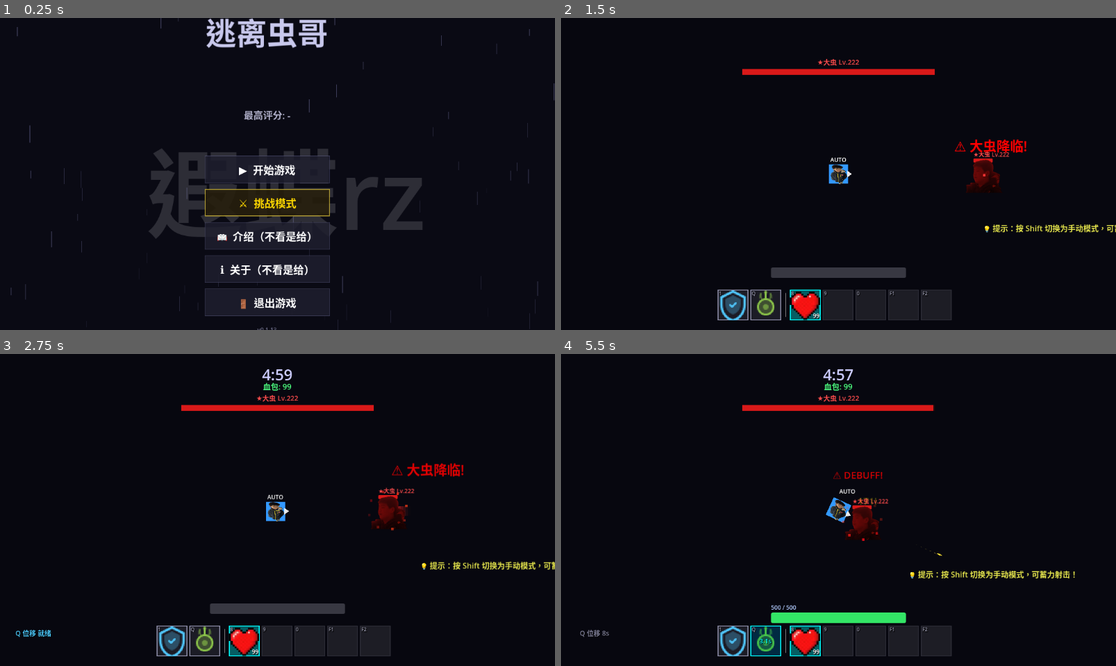
Above: before the commit, frames 1-4 (two rows, left to right).
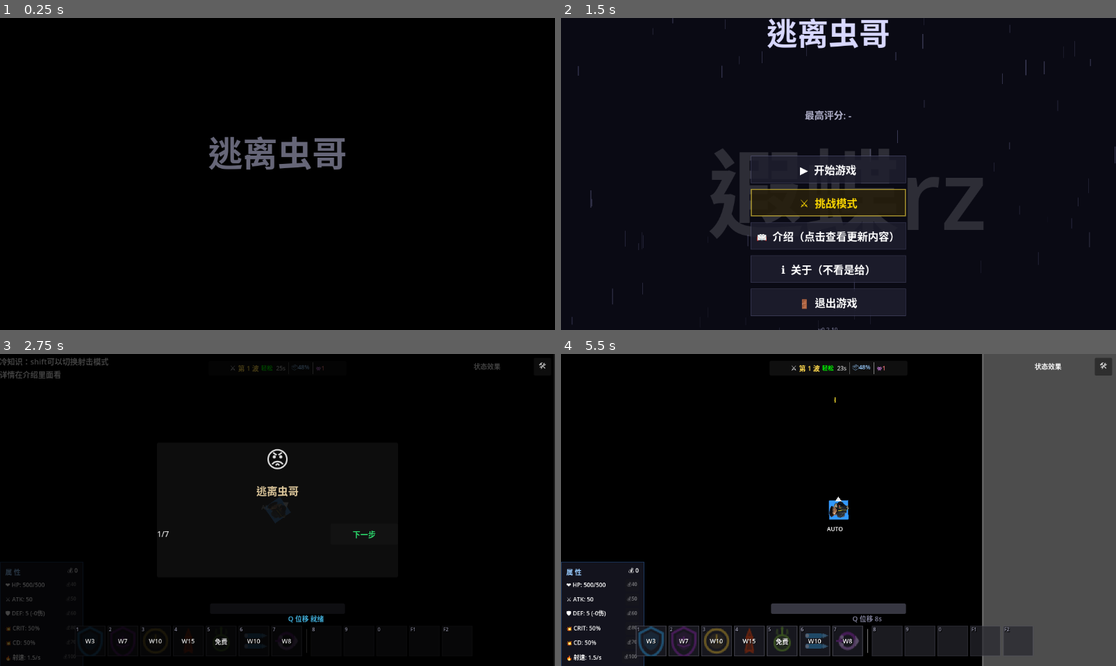
Above: after the commit, the same moments.

Repository: Wudi12317/OutBugBro
Game: Godot game, scene res://scenes/splash_screen.tscn
The game is run twice, just before and just after one commit, with the same random seed, the same clock (stepped at 60 frames per second) and the same inputs. Before the commit the project starts from res://scenes/main_menu.tscn.
Inputs (mouse positions are in pixels of both pictures, inside the frame that each line leads up to):
- Up to frame 1 (0.25 s): no input
- Up to frame 2 (1.5 s): click (827, 202) at 0.5 s, where only the run before the commit has a clickable "⚔ 挑战模式"; click (827, 202) at 1.25 s, where only the run after the commit has a clickable "⚔ 挑战模式"
- Up to frame 3 (2.75 s): click (266, 503) at 2 s, where only the run after the commit has a clickable "▶ 开始游戏"
- Up to frame 4 (5.5 s): tap Enter at 2.75 s; move the mouse to (960, 494) at 2.77 s; hold D (move_right) 2.78-3.5 s; tap Q (dash) at 2.85 s; click (960, 494) at 2.92 s; drag from (727, 525) to (810, 572) at 3.52 s; move the mouse to (894, 441) at 4.27 s; hold D (move_right) 4.28-5 s; tap B at 4.35 s; click (894, 441) at 4.42 s; click "✕" at 5 s

The runs differ from the first frame. In frame 1, 16% of the frame differs, in the area x 1-100%, y 0-100%; in frame 2, 18%; in frame 3, 8.3%; in frame 4, 32%, in the area x 0-100%, y 0-100%.

Commit message:
优化一些动画
优化了体验
优化了动画
修复了一些bug

Diff:
--- a/OutBugBro/core/autoload/game_manager.gd
+++ b/OutBugBro/core/autoload/game_manager.gd
@@ -1,5 +1,5 @@
 ## 游戏管理器 [Autoload]
-## 全局状态、暂停、场景切换
+## 全局状态、暂停、场景切换（含黑屏缓入缓出过渡）
 extends Node
 
 enum State { MENU, PLAYING, PAUSED }
@@ -7,9 +7,17 @@
 var state: State = State.MENU
 var challenge_mode: bool = false  ## 挑战模式：仅允许技能1(shield)和Q(head_oil)，自动解锁
 
+## 过渡遮罩
+var _fade_layer: CanvasLayer
+var _fade_rect: ColorRect
+var _fading: bool = false
+
+const FADE_DURATION := 0.4  ## 缓入/缓出时长（秒）
+
 
 func _ready() -> void:
 	process_mode = ProcessMode.PROCESS_MODE_ALWAYS
+	_setup_fade_overlay()
 	_setup_tooltip_theme()
 
 
@@ -25,8 +33,49 @@
 	EventBus.dispatch("game_state_changed", state)
 
 
+## 带过渡的场景切换（黑屏缓入 → 切场景 → 黑屏缓出）
 func change_scene(path: String) -> void:
+	if _fading:
+		return
+	_fading = true
+	_fade_rect.mouse_filter = Control.MOUSE_FILTER_STOP
+	var tw := create_tween()
+	tw.set_ease(Tween.EASE_IN)
+	tw.set_trans(Tween.TRANS_SINE)
+	tw.tween_property(_fade_rect, "color:a", 1.0, FADE_DURATION)
+	await tw.finished
+	# 切场景
 	get_tree().change_scene_to_file(path)
+	# 等一帧让新场景渲染
+	await get_tree().process_frame
+	# 缓出黑屏
+	var tw2 := create_tween()
+	tw2.set_ease(Tween.EASE_OUT)
+	tw2.set_trans(Tween.TRANS_SINE)
+	tw2.tween_property(_fade_rect, "color:a", 0.0, FADE_DURATION)
+	await tw2.finished
+	_fade_rect.mouse_filter = Control.MOUSE_FILTER_IGNORE
+	_fading = false
+
+
+## 无过渡直接切场景（紧急用途）
+func change_scene_instant(path: String) -> void:
+	get_tree().change_scene_to_file(path)
+
+
+func _setup_fade_overlay() -> void:
+	_fade_layer = CanvasLayer.new()
+	_fade_layer.name = "FadeLayer"
+	_fade_layer.layer = 9999  # 最高层
+	add_child(_fade_layer)
+	_fade_rect = ColorRect.new()
+	_fade_rect.name = "FadeRect"
+	_fade_rect.color = Color.BLACK
+	_fade_rect.color.a = 0.0  # 初始透明
+	_fade_rect.set_anchors_preset(Control.PRESET_FULL_RECT)
+	_fade_rect.mouse_filter = Control.MOUSE_FILTER_IGNORE
+	_fade_rect.z_index = 9999
+	_fade_layer.add_child(_fade_rect)
 
 
 ## 全局 Tooltip 毛玻璃暗色遮罩样式
--- a/OutBugBro/project.godot
+++ b/OutBugBro/project.godot
@@ -11,7 +11,7 @@
 [application]
 
 config/name="OutBugBro"
-run/main_scene="res://scenes/main_menu.tscn"
+run/main_scene="res://scenes/splash_screen.tscn"
 config/features=PackedStringArray("4.5", "Mobile")
 config/icon="res://icon.svg"
 
--- a/OutBugBro/scenes/enemies/boss.gd
+++ b/OutBugBro/scenes/enemies/boss.gd
@@ -180,9 +180,9 @@
 	var target: Node2D = targets[0]
 	var dir := (target.global_position - global_position).normalized()
 	# 三发散射
-	for offset in [-0.15, 0.0, 0.15]:
+	for offset in [-0.15,-0.10,-0.05, 0.0, 0.05,0.10,0.15]:
 		var bdir := dir.rotated(offset)
-		var bullet := EnemyBullet.create(global_position, bdir, wave_config.get_enemy_atk(level) * 3)
+		var bullet := EnemyBullet.create(global_position, bdir, wave_config.get_enemy_atk(level) * 5)
 		get_parent().add_child(bullet)
 
 ## ============ 技能 ============
--- a/OutBugBro/scenes/enemies/boss.tscn
+++ b/OutBugBro/scenes/enemies/boss.tscn
@@ -20,7 +20,8 @@
 [sub_resource type="CircleShape2D" id="5"]
 radius = 35.0
 
-[node name="Boss" type="CharacterBody2D" groups=["enemies", "bosses"]]
+[node name="Boss" type="CharacterBody2D" groups=["bosses", "enemies"]]
+scale = Vector2(2.56, 2.56)
 collision_layer = 2
 script = ExtResource("1")
 
@@ -46,11 +47,12 @@
 show_percentage = false
 
 [node name="Collision" type="CollisionShape2D" parent="."]
-position = Vector2(0, 3)
+position = Vector2(3.90625, 5.078125)
+scale = Vector2(0.7500001, 0.88765204)
 shape = SubResource("5")
 
 [node name="Body" type="Sprite2D" parent="."]
+modulate = Color(0.9, 0.1, 0.1, 1)
 position = Vector2(0, -2)
 scale = Vector2(0.3, 0.28)
 texture = ExtResource("2")
-modulate = Color(0.9, 0.1, 0.1, 1)
--- a/OutBugBro/scenes/main_menu.tscn
+++ b/OutBugBro/scenes/main_menu.tscn
@@ -127,7 +127,7 @@
 theme_override_colors/font_color = Color(1, 1, 1, 1)
 theme_override_colors/font_hover_color = Color(0.9, 0.95, 1, 1)
 theme_override_font_sizes/font_size = 22
-text = "📖  介绍（不看是给）"
+text = "📖  介绍（点击查看更新内容）"
 
 [node name="AboutBtn" type="Button" parent="Center/VBox/BtnVBox"]
 unique_name_in_owner = true
@@ -151,7 +151,7 @@
 layout_mode = 2
 theme_override_colors/font_color = Color(0.4, 0.4, 0.5, 1)
 theme_override_font_sizes/font_size = 12
-text = "v0.1.13
+text = "v0.2.10
 "
 horizontal_alignment = 1
 
@@ -256,21 +256,16 @@
 theme_override_colors/font_color = Color(0.85, 0.85, 0.9, 1)
 theme_override_font_sizes/font_size = 15
 text = "逃离虫哥🥵🥵🥵
-v0.1.13
+v0.2.10
 -------------------------------------------------
 【本次更新】
-加入了强大的Boss:大虫
-修复了一些物品的使用bug
-修复了物品栏丢失bug
+加入了挑战模式
+优化了一些体验
+修改了一些逻辑
+修复了已知bug
 ---------------------------------------------------
-游戏背景：虫哥😡虫哥😡虫哥😡虫哥😡虫哥😡虫哥😡虫哥😡虫哥😡虫哥😡虫哥😡虫哥😡虫哥😡
-----------------------------------------------------
-【shift】切换射击模式
-【B】开启/关闭背包
-【ESC】暂停
-【手动模式】：左键/右键射击，单点，可长按蓄力🤓🤓
-【自动模式】：自动射击，无需手动
-【数字键】使用技能/消耗品（也可以点击）
+虫哥😡虫哥😡虫哥😡虫哥😡虫哥😡虫哥😡虫哥😡虫哥😡虫哥😡虫哥😡虫哥😡虫哥😡
+
 
 "
 autowrap_mode = 2
@@ -312,17 +307,10 @@
 layout_mode = 2
 theme_override_colors/font_color = Color(0.85, 0.85, 0.9, 1)
 theme_override_font_sizes/font_size = 15
-text = "游戏版本：v0.1.13
-使用引擎：Godot4.5.1
+text = "游戏版本：v0.2.10
+使用引擎：Godot 4.5.1
 开发者：@遐蝶rz（也就是wd）
 感谢______的赞助（0个人赞助我😡😡😡）
-
-感谢hgr提供的虫哥照片
-感谢chy提供的whb照片
-感谢不知道哪来的chy照片
-感谢其他人提供的一些照片
-
-后期有小概率卡顿🥵🥵🥵
 
 可以向
 bilibili@遐蝶rz
--- /dev/null
+++ b/OutBugBro/scenes/splash_screen.gd
@@ -0,0 +1,154 @@
+## 开场动画 — 游戏名 → 开发者 → 主菜单
+## 黑底白字，缓入缓出，全程可跳过（任意键/鼠标）
+extends Control
+
+const GAME_TITLE := "逃离虫哥"
+const DEV_NAME := "Castorice_rz"
+
+const FADE_IN := 0.8    ## 文字缓入时长
+const FADE_OUT := 0.8    ## 文字缓出时长
+const HOLD_TITLE := 1.5  ## 游戏名停留
+const HOLD_DEV := 1.2    ## 开发者名停留
+const DEV_FADE_IN := 0.6
+const DEV_FADE_OUT := 0.6
+
+var _bg: ColorRect
+var _title_label: Label
+var _dev_label: Label
+var _active_tweens: Array[Tween] = []
+var _skipped: bool = false
+var _sequence_done: bool = false
+
+
+func _ready() -> void:
+	# 全屏
+	get_window().mode = Window.MODE_FULLSCREEN
+	# 构建 UI
+	_build_ui()
+	# 启动动画序列
+	_play_sequence()
+
+
+func _input(event: InputEvent) -> void:
+	if _sequence_done:
+		return
+	# 任意键/鼠标跳过
+	if (event is InputEventKey and event.pressed) or \
+	   (event is InputEventMouseButton and event.pressed):
+		_skip()
+
+
+func _build_ui() -> void:
+	# 全屏黑底
+	_bg = ColorRect.new()
+	_bg.color = Color.BLACK
+	_bg.set_anchors_preset(Control.PRESET_FULL_RECT)
+	_bg.mouse_filter = Control.MOUSE_FILTER_STOP
+	add_child(_bg)
+
+	# 居中容器
+	var vbox := VBoxContainer.new()
+	vbox.set_anchors_preset(Control.PRESET_FULL_RECT)
+	vbox.alignment = BoxContainer.ALIGNMENT_CENTER
+	vbox.mouse_filter = Control.MOUSE_FILTER_IGNORE
+	add_child(vbox)
+
+	# 游戏名
+	_title_label = Label.new()
+	_title_label.text = GAME_TITLE
+	_title_label.horizontal_alignment = HORIZONTAL_ALIGNMENT_CENTER
+	_title_label.add_theme_font_size_override("font_size", 72)
+	_title_label.add_theme_color_override("font_color", Color(0.85, 0.85, 1.0, 0.0))
+	_title_label.mouse_filter = Control.MOUSE_FILTER_IGNORE
+	vbox.add_child(_title_label)
+
+	# 间隔
+	var spacer := Control.new()
+	spacer.custom_minimum_size = Vector2(0, 40)
+	spacer.mouse_filter = Control.MOUSE_FILTER_IGNORE
+	vbox.add_child(spacer)
+
+	# 开发者名
+	_dev_label = Label.new()
+	_dev_label.text = DEV_NAME
+	_dev_label.horizontal_alignment = HORIZONTAL_ALIGNMENT_CENTER
+	_dev_label.add_theme_font_size_override("font_size", 32)
+	_dev_label.add_theme_color_override("font_color", Color(0.6, 0.6, 0.7, 0.0))
+	_dev_label.mouse_filter = Control.MOUSE_FILTER_IGNORE
+	vbox.add_child(_dev_label)
+
+
+func _play_sequence() -> void:
+	# —— 游戏名缓入 ——
+	if _skipped:
+		return
+	var tw1 := create_tween()
+	_active_tweens.append(tw1)
+	tw1.set_ease(Tween.EASE_OUT)
+	tw1.set_trans(Tween.TRANS_SINE)
+	tw1.tween_property(_title_label, "theme_override_colors/font_color:a", 1.0, FADE_IN)
+	await tw1.finished
+
+	# —— 游戏名停留 ——
+	if _skipped:
+		return
+	await get_tree().create_timer(HOLD_TITLE).timeout
+
+	# —— 游戏名缓出 ——
+	if _skipped:
+		return
+	var tw2 := create_tween()
+	_active_tweens.append(tw2)
+	tw2.set_ease(Tween.EASE_IN)
+	tw2.set_trans(Tween.TRANS_SINE)
+	tw2.tween_property(_title_label, "theme_override_colors/font_color:a", 0.0, FADE_OUT)
+	await tw2.finished
+
+	# —— 短暂黑屏过渡 ——
+	if _skipped:
+		return
+	await get_tree().create_timer(0.3).timeout
+
+	# —— 开发者名缓入 ——
+	if _skipped:
+		return
+	var tw3 := create_tween()
+	_active_tweens.append(tw3)
+	tw3.set_ease(Tween.EASE_OUT)
+	tw3.set_trans(Tween.TRANS_SINE)
+	tw3.tween_property(_dev_label, "theme_override_colors/font_color:a", 1.0, DEV_FADE_IN)
+	await tw3.finished
+
+	# —— 开发者名停留 ——
+	if _skipped:
+		return
+	await get_tree().create_timer(HOLD_DEV).timeout
+
+	# —— 开发者名缓出 ——
+	if _skipped:
+		return
+	var tw4 := create_tween()
+	_active_tweens.append(tw4)
+	tw4.set_ease(Tween.EASE_IN)
+	tw4.set_trans(Tween.TRANS_SINE)
+	tw4.tween_property(_dev_label, "theme_override_colors/font_color:a", 0.0, DEV_FADE_OUT)
+	await tw4.finished
+
+	# —— 进主菜单 ——
+	_go_to_menu()
+
+
+func _skip() -> void:
+	_skipped = true
+	for tw in _active_tweens:
+		if tw.is_valid():
+			tw.kill()
+	_active_tweens.clear()
+	_go_to_menu()
+
+
+func _go_to_menu() -> void:
+	if _sequence_done:
+		return
+	_sequence_done = true
+	GameManager.change_scene("res://scenes/main_menu.tscn")
--- /dev/null
+++ b/OutBugBro/scenes/splash_screen.tscn
@@ -0,0 +1,12 @@
+[gd_scene load_steps=2 format=3 uid="uid://splash0001"]
+
+[ext_resource type="Script" path="res://scenes/splash_screen.gd" id="1"]
+
+[node name="SplashScreen" type="Control"]
+layout_mode = 3
+anchors_preset = 15
+anchor_right = 1.0
+anchor_bottom = 1.0
+grow_horizontal = 2
+grow_vertical = 2
+script = ExtResource("1")
--- a/OutBugBro/scenes/ui/dev_panel.gd
+++ b/OutBugBro/scenes/ui/dev_panel.gd
@@ -3,7 +3,7 @@
 ## 挂到 UILayer 下，代码构建 UI
 extends Control
 
-const DEVPASS := "castorice"
+const DEVPASS := "castorice_rz"
 
 var _unlocked: bool = false
 var _input_text: String = ""
--- a/OutBugBro/scenes/ui/game_hud.tscn
+++ b/OutBugBro/scenes/ui/game_hud.tscn
@@ -1,4 +1,4 @@
-[gd_scene load_steps=15 format=3]
+[gd_scene load_steps=15 format=3 uid="uid://x74v8ex064rt"]
 
 [ext_resource type="PackedScene" path="res://scenes/ui/status_effect_bar.tscn" id="1"]
 [ext_resource type="PackedScene" uid="uid://blb40affqku40" path="res://scenes/ui/inventory_ui.tscn" id="2"]
@@ -21,26 +21,23 @@
 [node name="InventoryUi" parent="." instance=ExtResource("2")]
 
 [node name="StatusEffectBar" parent="." instance=ExtResource("1")]
-layout_mode = 1
+layout_mode = 3
 anchors_preset = 1
-anchor_top = 0.0
-anchor_right = 1.0
-anchor_bottom = 0.0
-offset_left = 0.0
-offset_top = 0.0
-offset_right = 0.0
-offset_bottom = 0.0
-grow_horizontal = 2
-grow_vertical = 2
+offset_left = -181.0
+offset_top = 2.0
+offset_right = -181.0
+offset_bottom = 2.0
+grow_horizontal = 0
 
 [node name="TargetHpBar" parent="." instance=ExtResource("4")]
+anchors_preset = 7
 
 [node name="DeathScreen" parent="." instance=ExtResource("3")]
 
 [node name="StatsPanel" parent="." instance=ExtResource("5")]
-anchors_preset = 3
+anchors_preset = 2
+anchor_left = 0.0
 anchor_right = 0.0
-anchor_bottom = 1.0
 offset_left = 0.0
 offset_top = -202.0
 offset_right = 173.0
@@ -48,71 +45,44 @@
 grow_vertical = 2
 
 [node name="WaveDisplay" parent="." instance=ExtResource("6")]
-layout_mode = 1
 anchors_preset = 5
-anchor_left = 0.5
-anchor_right = 0.5
 offset_left = -143.0
 offset_top = 14.0
 offset_right = 143.0
 offset_bottom = 45.0
-grow_horizontal = 2
 
 [node name="WaveAnnounce" parent="." instance=ExtResource("7")]
-layout_mode = 1
-anchors_preset = 8
-anchor_left = 0.5
-anchor_top = 0.5
-anchor_right = 0.5
-anchor_bottom = 0.5
 offset_left = -200.0
 offset_top = -30.0
 offset_right = 200.0
 offset_bottom = 30.0
-grow_horizontal = 2
-grow_vertical = 2
 
 [node name="ComboDisplay" parent="." instance=ExtResource("8")]
-layout_mode = 1
 anchors_preset = 5
-anchor_left = 0.5
-anchor_right = 0.5
 offset_left = 209.0
 offset_top = 140.0
 offset_right = 349.0
 offset_bottom = 210.0
-grow_horizontal = 2
 
 [node name="SkillBar" parent="." instance=ExtResource("9")]
-layout_mode = 1
 anchors_preset = 12
-anchor_top = 1.0
-anchor_right = 1.0
-anchor_bottom = 1.0
 offset_left = -8.0
 offset_top = -80.0
 offset_right = -8.0
 offset_bottom = -20.0
-grow_horizontal = 2
-grow_vertical = 0
 
 [node name="PauseMenu" parent="." instance=ExtResource("10")]
 visible = false
-layout_mode = 1
-anchors_preset = 15
-anchor_right = 1.0
-anchor_bottom = 1.0
 offset_left = -1.0
 offset_top = 3.0
 offset_right = -1.0
 offset_bottom = 3.0
-grow_horizontal = 2
-grow_vertical = 2
 
 [node name="BossHpBar" parent="." instance=ExtResource("11")]
+anchors_preset = -1
 
 [node name="DevPanel" type="Control" parent="."]
-layout_mode = 1
+layout_mode = 3
 anchors_preset = 15
 anchor_right = 1.0
 anchor_bottom = 1.0
Not shown, added: OutBugBro/scenes/splash_screen.gd.uid
Not shown: 1 places in OutBugBro/scenes/ui/game_hud.tscn that only renumber resources
Not shown, removed: OutBugBro/DATA_GUIDE.md
Not shown, removed: OutBugBro/DEV_GUIDE.md
Not shown, removed: OutBugBro/PROJECT_SUMMARY.md
Not shown, added: OutBugBro/docs/01-game-design.md
Not shown, added: OutBugBro/docs/02-architecture.md
Not shown, added: OutBugBro/docs/03-data-guide.md
Not shown, added: OutBugBro/docs/04-developer-reference.md
Not shown, added: OutBugBro/docs/05-changelog.md
Not shown, added: OutBugBro/docs/README.md
Not shown, changed: README.md
